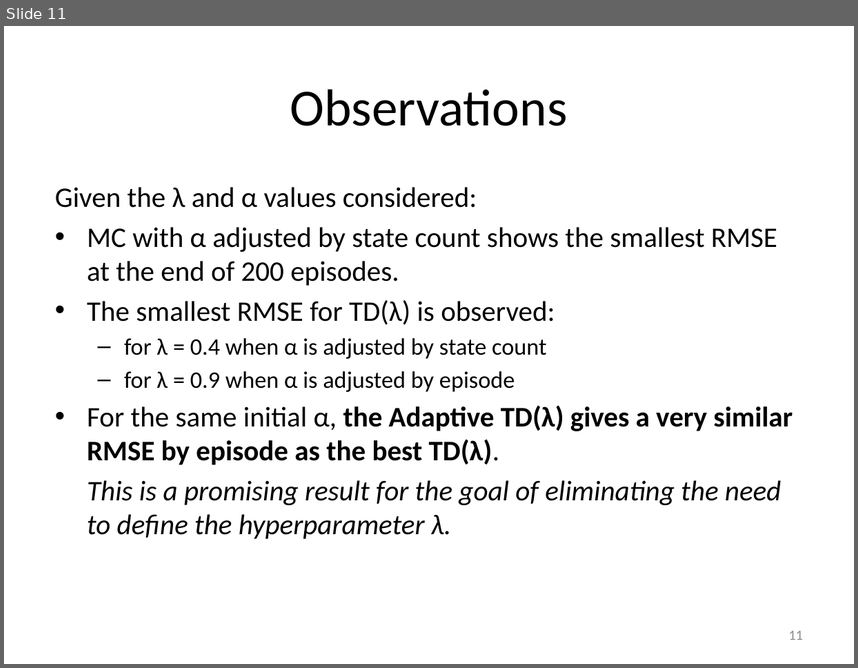
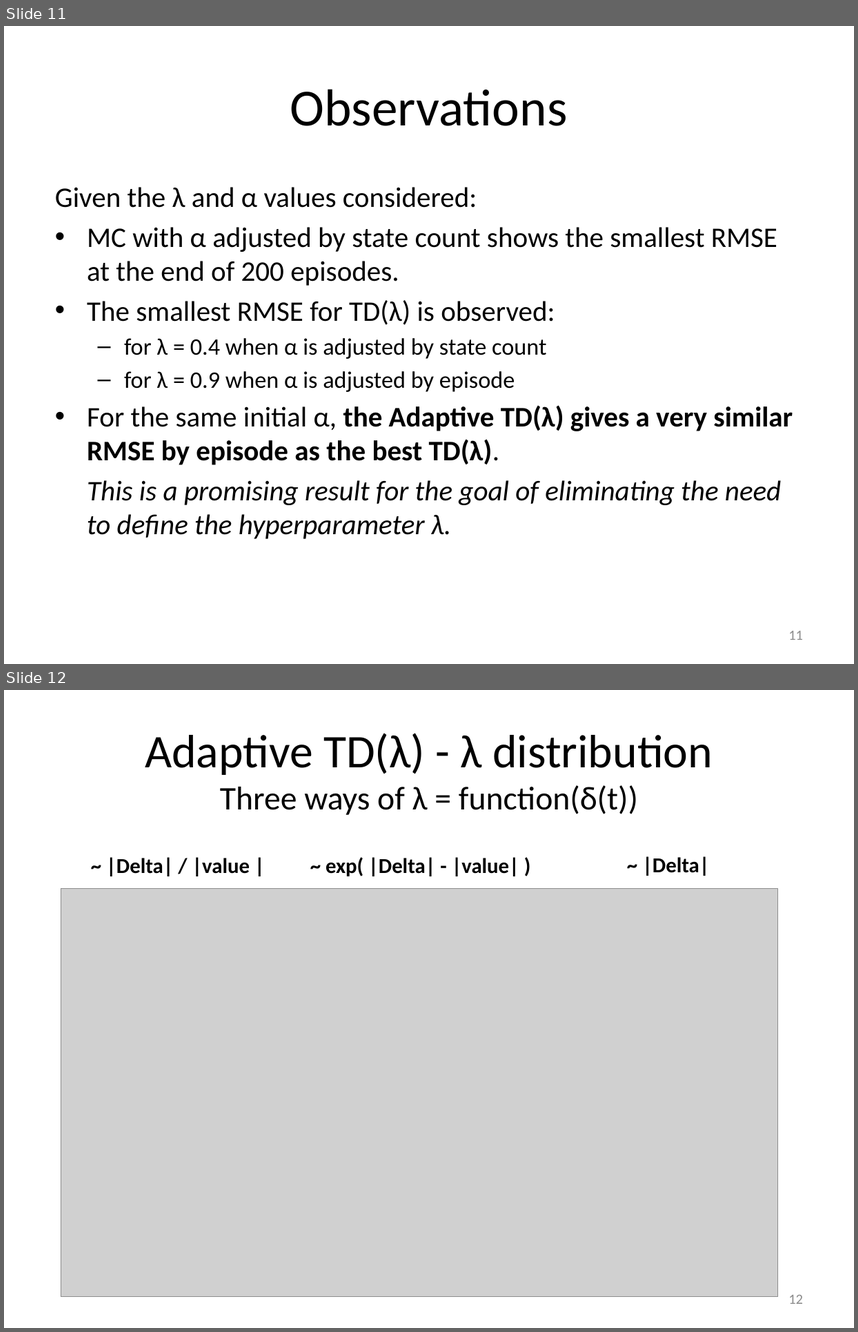
Before and after one commit to mastropi/RL, a slide deck: RL-001-MemoryManagement/results/202005May20-TestsTDLambda&AdaptiveTDLambda-1DGridworld.pptx. Shown one above the other, each under a label of ours: slide 11 before the commit, slides 11 and 12 after it. The pictures are 858x668 and 858x1332 pixels, drawn with LibreOffice and Linux fonts; fonts in the diff are those of the drawing; grey boxes stand for pictures. Boxes give left, top, right and bottom in pixels: in the first picture for what was removed or moved away, otherwise in the second. Text is boxed around its words. In the diff, an @@ line names an element or a change of style, - is before the commit and + after.

Commit message:
Track and plot of state-dependent lambda for Adaptive TD(lambda)

```diff
--- a/RL-001-MemoryManagement/results/202005May20-TestsTDLambda&AdaptiveTDLambda-1DGridworld.pptx
+++ b/RL-001-MemoryManagement/results/202005May20-TestsTDLambda&AdaptiveTDLambda-1DGridworld.pptx
@@ slide 12 added at bbox=[4, 690, 854, 1328], background #FFFFFF @@
@@ title added at bbox=[145, 733, 713, 815], 39.6 pt, text #000000 @@
+Adaptive TD(λ) - λ distribution
+Three ways of λ = function(δ(t))
@@ text added at bbox=[106, 857, 250, 876], 18 pt, text #000000, bold @@
+~ |Delta| / |value |
@@ text added at bbox=[326, 857, 519, 876], 18 pt, text #000000, bold @@
+~ exp( |Delta| - |value| )
@@ text added at bbox=[642, 856, 709, 876], 18 pt, text #000000, bold @@
+~ |Delta|
@@ picture added at bbox=[61, 888, 777, 1296] @@
@@ page number added at bbox=[789, 1294, 803, 1303], 12 pt, text #8C8C8C @@
+12
```
Also in this commit, not shown: 6 other files.
